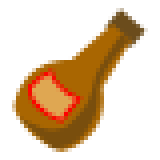
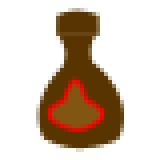
Layer changes from the first 160x160 image to the second:
added group "shoyu" with 4 layers above "Слой 4" over (12, 8, 148, 152)
moved "Фигура 4" into group "shoyu", painted on it over (24, 68, 108, 132)
hid "Фигура 2", moved it into group "shoyu", painted on it over (12, 8, 148, 152)
moved "Фигура 1" into group "shoyu", painted on it over (12, 24, 132, 152)
moved "Фигура 3" into group "shoyu", painted on it over (56, 8, 148, 48)
